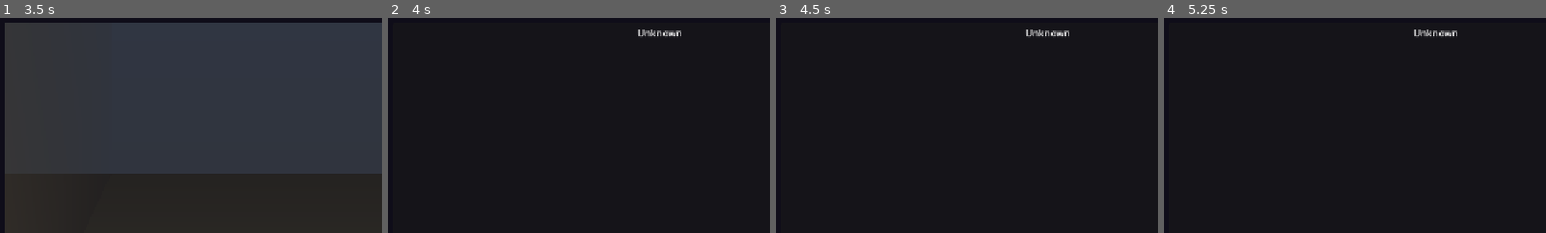
Above: before the commit, frames 1-4 (left to right).
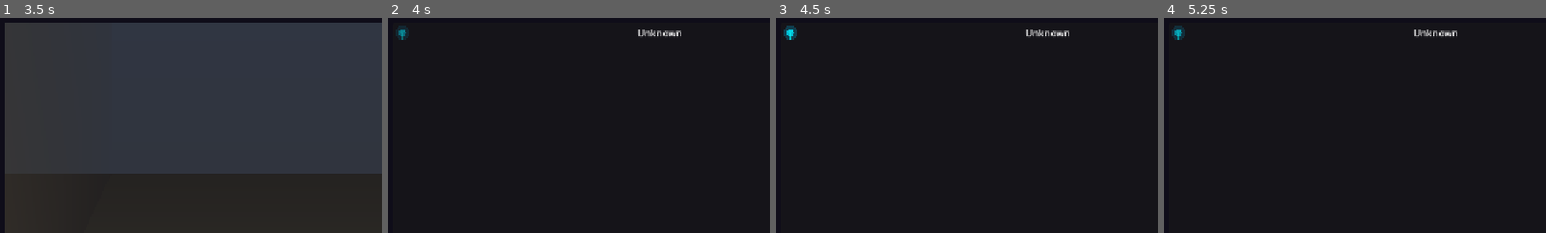
Above: after the commit, the same moments.

Repository: msbel5/ember-rpg
Game: Godot game, scene res://scenes/game_session.tscn
The game is run twice, just before and just after one commit, with the same random seed, the same clock (stepped at 60 frames per second) and the same inputs. This scene is started directly instead of the project's main scene.
Inputs (mouse positions are % of the whole screen's width and height, from its top left):
- Up to frame 1 (3.5 s): click (49, 96) at 0.52 s; type "Alex" at 0.6 s; click "Send" at 1.25 s; tap Enter at 2 s; drag from (36, 50) to (60, 28) at 2.02 s; tap Space at 2.75 s; drag from (80, 65) to (45, 70) at 2.77 s
- Up to frame 2 (4 s): tap Enter at 3.5 s; move the mouse to (20, 35) at 3.52 s; hold Left from 3.53 s (still down); tap Tab at 3.6 s
- Up to frame 3 (4.5 s): release Left at 4.25 s; tap Space at 4.25 s; drag from (36, 50) to (20, 35) at 4.27 s
- Up to frame 4 (5.25 s): tap Enter at 5 s; move the mouse to (35, 25) at 5.02 s; hold Left from 5.03 s (still down); tap Keypad Enter at 5.1 s
The pictures show only the part of the screen within x 0-50%, y 5-55%; the shares and areas given below are measured in that part.

Frame 1 is identical in both runs. In frame 2, less than 0.1% of the frame differs, in the area x 2-5%, y 5-11%; in frame 3, 0.2%, in the area x 2-6%, y 3-11%; in frame 4, 0.2%.

Commit message:
Feature: Pulsing player position marker on tile map
- Cyan pulsing circle shows player position on map
- Directional arrow shows facing direction
- Updates every frame from GameState.player_map_pos
- z_index=10 ensures marker is always visible on top

Co-Authored-By: Claude Opus 4.6 (1M context) <noreply@anthropic.com>

Diff:
--- a/godot-client/scripts/tile_map_renderer.gd
+++ b/godot-client/scripts/tile_map_renderer.gd
@@ -63,9 +63,57 @@
 signal entity_clicked(entity_id: String, entity_data: Dictionary)
 signal tile_clicked(tile_x: int, tile_y: int)
 
+var player_marker: Control = null
+
 func _ready() -> void:
 	GameState.map_loaded.connect(_on_map_loaded)
 	GameState.entities_loaded.connect(_on_entities_loaded)
+	# Create player position marker
+	_create_player_marker()
+
+func _process(_delta: float) -> void:
+	if player_marker and map_width > 0:
+		var pos = GameState.player_map_pos
+		player_marker.position = camera_offset + Vector2(pos.x * TILE_SIZE, pos.y * TILE_SIZE)
+		player_marker.queue_redraw()
+
+func _create_player_marker() -> void:
+	player_marker = Control.new()
+	player_marker.z_index = 10  # Always on top
+	player_marker.set_script(null)
+	# Use a custom draw node for the marker
+	var marker = _PlayerMarker.new()
+	marker.size = Vector2(TILE_SIZE, TILE_SIZE)
+	player_marker.add_child(marker)
+	add_child(player_marker)
+
+class _PlayerMarker extends Control:
+	var _pulse: float = 0.0
+	func _process(delta: float) -> void:
+		_pulse += delta * 3.0
+		queue_redraw()
+	func _draw() -> void:
+		var center = Vector2(size.x / 2.0, size.y / 2.0)
+		var pulse_alpha = 0.5 + sin(_pulse) * 0.3
+		# Outer glow
+		draw_circle(center, 12, Color(0, 0.8, 1.0, pulse_alpha * 0.3))
+		# Inner circle
+		draw_circle(center, 6, Color(0, 0.9, 1.0, pulse_alpha))
+		# Facing direction arrow
+		var facing = GameState.player_facing
+		var arrow_dir = Vector2.ZERO
+		match facing:
+			0: arrow_dir = Vector2(0, -1)  # North
+			1: arrow_dir = Vector2(1, 0)   # East
+			2: arrow_dir = Vector2(0, 1)   # South
+			3: arrow_dir = Vector2(-1, 0)  # West
+		var arrow_tip = center + arrow_dir * 14
+		var arrow_base_l = center + arrow_dir.rotated(2.5) * 6
+		var arrow_base_r = center + arrow_dir.rotated(-2.5) * 6
+		draw_polygon(
+			PackedVector2Array([arrow_tip, arrow_base_l, arrow_base_r]),
+			PackedColorArray([Color(0, 1, 1, pulse_alpha), Color(0, 1, 1, pulse_alpha * 0.5), Color(0, 1, 1, pulse_alpha * 0.5)])
+		)
 
 func _on_map_loaded(map_data: Dictionary) -> void:
 	_clear_map()
